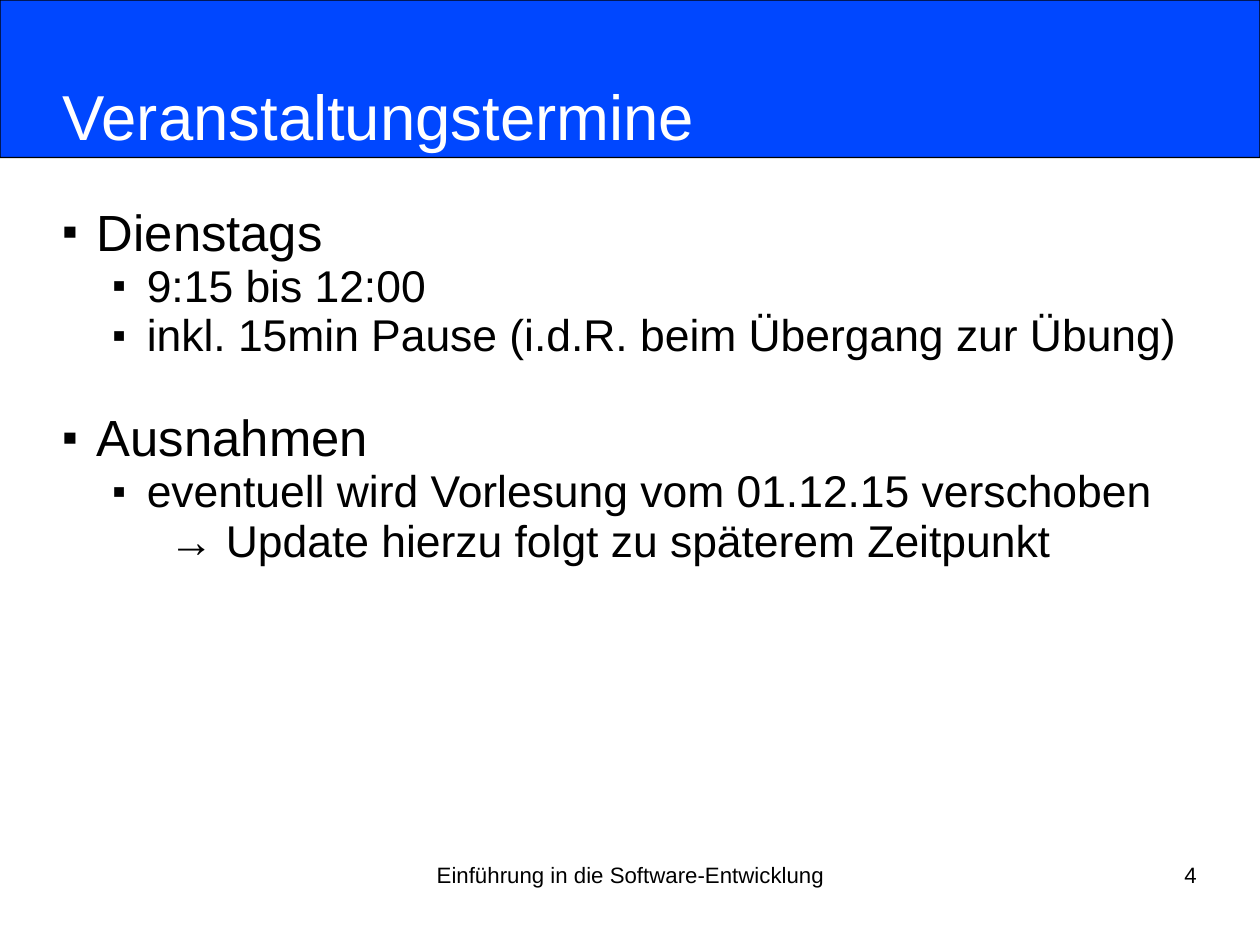
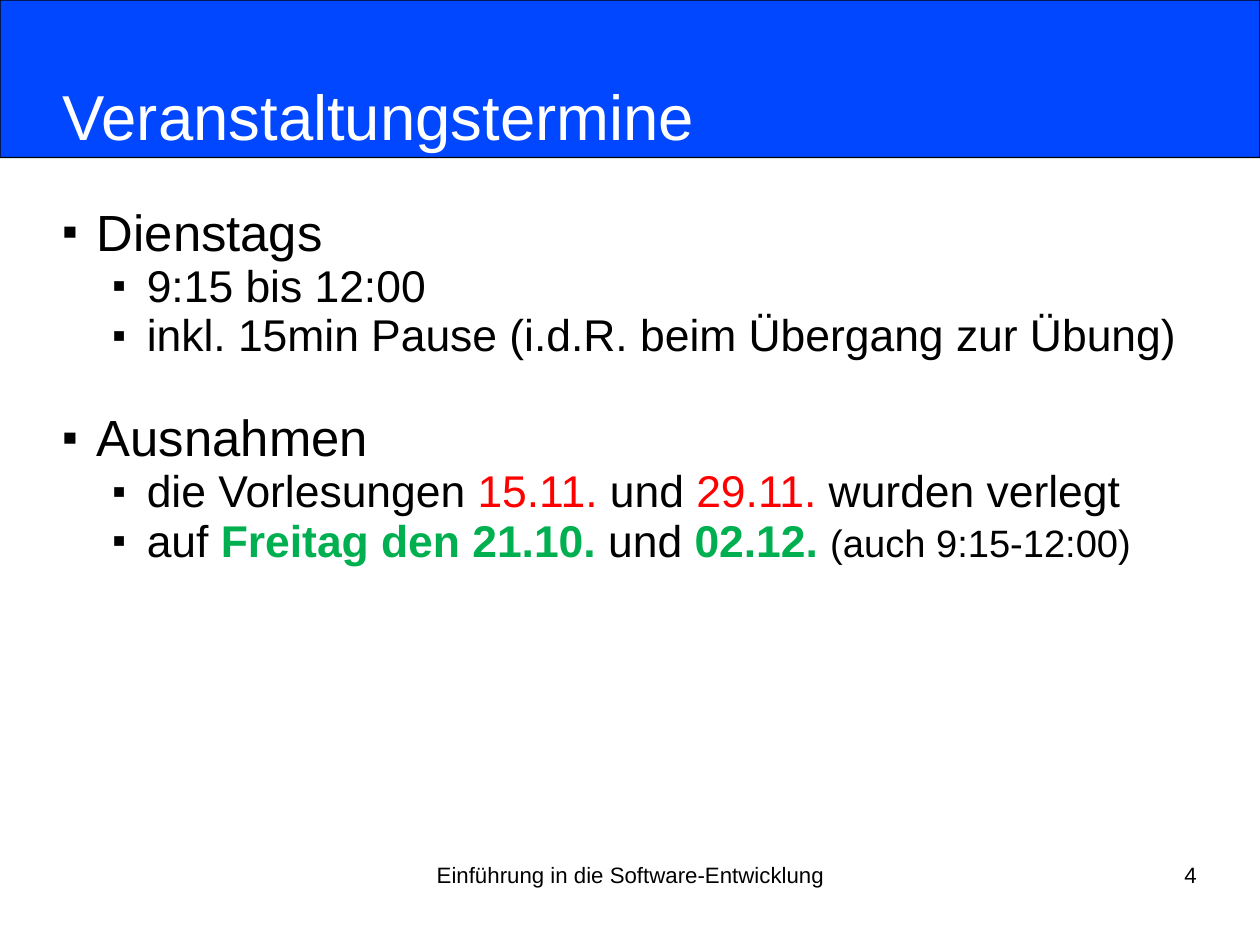
Before and after one commit to nordakademie-einfuehrung-java/vorlesungsskript, a slide deck: slide 4 of folien/Semester_03_Termin_01_Intro.pptx. Drawn at 1260x945 pixels with LibreOffice and Linux fonts; fonts in the diff are those of the drawing. Boxes give left, top, right and bottom in pixels: in the first picture for what was removed or moved away, otherwise in the second. Text is boxed around its words. In the diff, an @@ line names an element or a change of style, - is before the commit and + after.

```diff
--- a/folien/Semester_03_Termin_01_Intro.pptx
+++ b/folien/Semester_03_Termin_01_Intro.pptx
@@ subtitle at [147,474,1131,566]: text changed @@
-  ■ eventuell wird Vorlesung vom 01.12.15 verschoben
-  → Update hierzu folgt zu späterem Zeitpunkt
+  ■ die Vorlesungen 15.11. und 29.11. wurden verlegt
+  ■ auf Freitag den 21.10. und 02.12. (auch 9:15-12:00)
```
Also in this commit, not shown: 3 other files.
